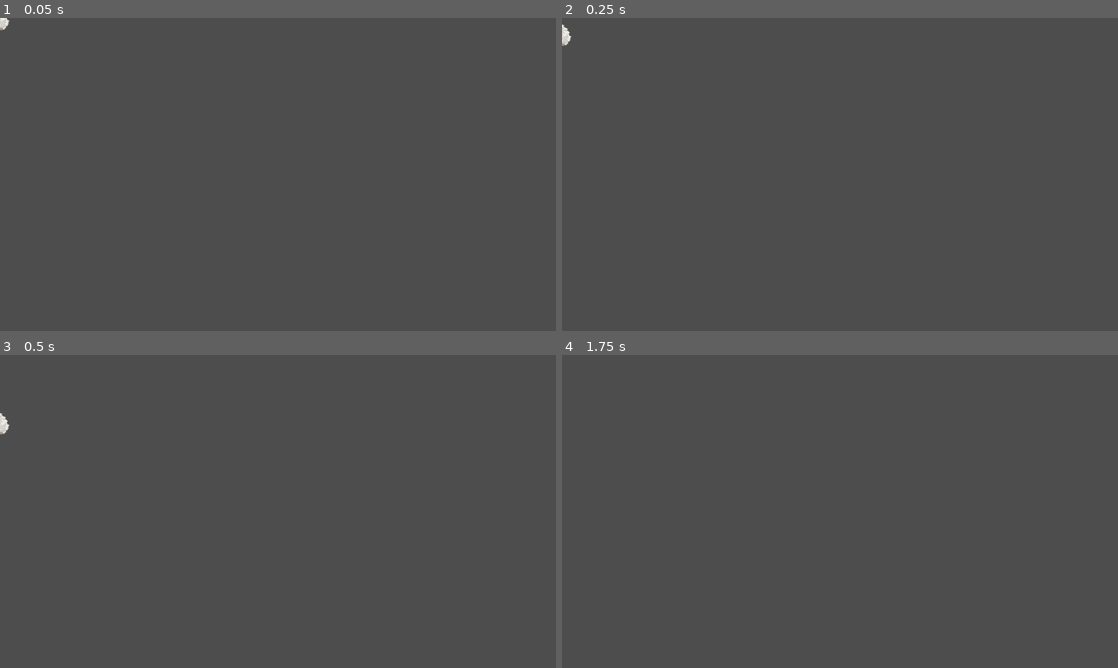
Above: before the commit, frames 1-4 (two rows, left to right).
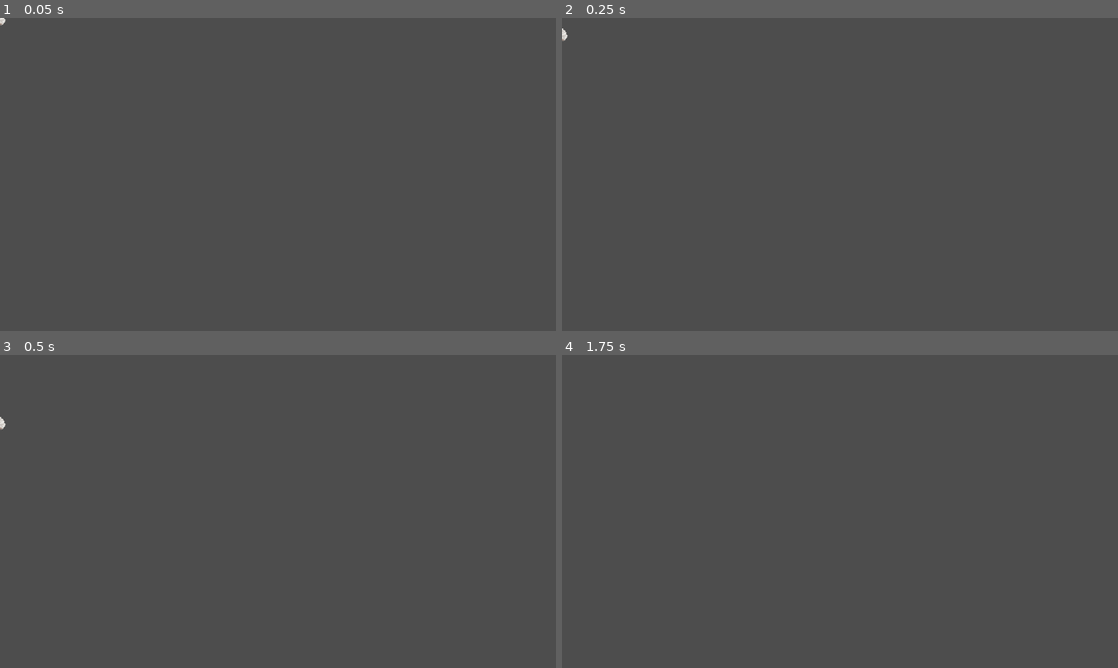
Above: after the commit, the same moments.

Repository: Rotta-Games/slapstick_lemmings
Game: Godot game, scene res://scenes/props/pie.tscn
Two runs of this game, one before a commit and one after it. Both use one fixed random seed, a clock stepped at 60 frames per second and the inputs below. This scene is started directly instead of the project's main scene.
Inputs (mouse positions are in pixels of both pictures, inside the frame that each line leads up to):
- Up to frame 1 (0.05 s): no input
- Up to frame 2 (0.25 s): no input
- Up to frame 3 (0.5 s): no input
- Up to frame 4 (1.75 s): tap Enter at 0.5 s; move the mouse to (962, 495) at 0.52 s; hold D 0.53-1.25 s; click (962, 495) at 0.67 s; drag from (728, 527) to (812, 574) at 1.27 s

The runs differ from the first frame. In frame 1, less than 0.1% of the frame differs, in the area x 0-2%, y 0-4%; in frame 2, less than 0.1%; in frame 3, less than 0.1%, in the area x 0-2%, y 18-26%; in frame 4, nothing differs.

Commit message:
Smaller pie

Diff:
--- a/scenes/props/pie.tscn
+++ b/scenes/props/pie.tscn
@@ -17,8 +17,10 @@
 
 [node name="Sprite2D" type="Sprite2D" parent="."]
 rotation = 1.18857
+scale = Vector2(0.6, 0.6)
 texture = SubResource("AtlasTexture_hchrw")
 
 [node name="CollisionShape2D" type="CollisionShape2D" parent="."]
 rotation = -0.382227
+scale = Vector2(0.6, 0.6)
 shape = SubResource("CapsuleShape2D_6ibbg")
